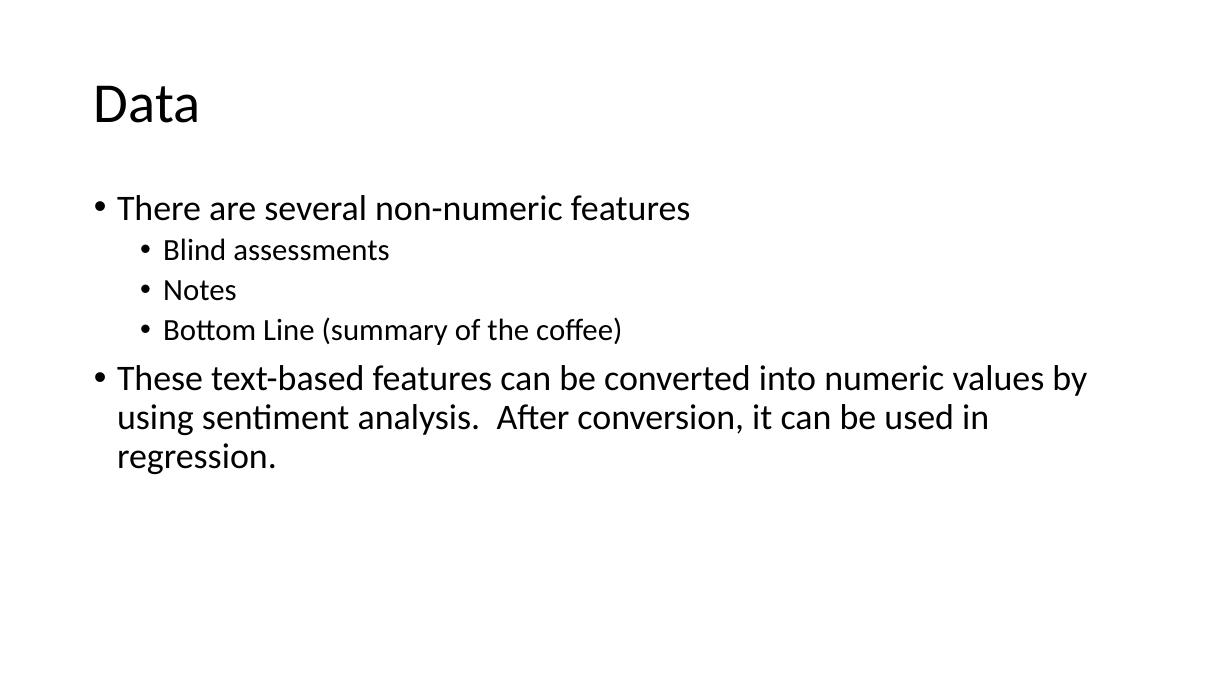
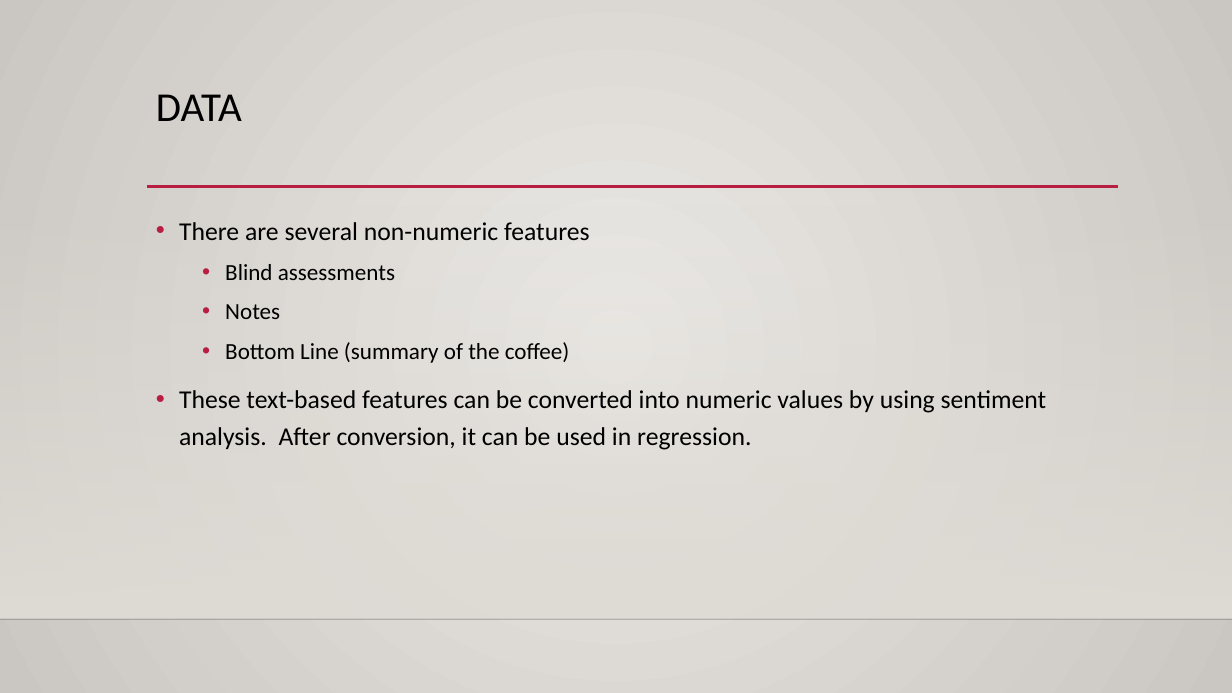
Before and after one commit to DATA-606-SPRING-2023-TUE/nicholas_data606, a slide deck: slide 5 of docs/Project_Presentation.pptx. Drawn at 1232x693 pixels with LibreOffice and Linux fonts; fonts in the diff are those of the drawing; background and template pictures are left out. Boxes give left, top, right and bottom in pixels: in the first picture for what was removed or moved away, otherwise in the second. Text is boxed around its words. In the diff, an @@ line names an element or a change of style, - is before the commit and + after.

```diff
--- a/docs/Project_Presentation.pptx
+++ b/docs/Project_Presentation.pptx
@@ background #FFFFFF to gradient #ECEAE7 to #CAC7C1 @@
@@ title "DATA" at (156, 94, 242, 121): vertical alignment middle to top @@
@@ title at (156, 94, 242, 121): text changed; size 44 to 32 pt @@
-Data
+DATA
@@ rectangle added at (0, 204, 1232, 619), fill gradient #DFDBD5 @@
@@ text "There are several non-numeric features": place and size @@
-text "There are several non-numeric features" at (117, 195, 1087, 474)
+text "There are several non-numeric features" at (179, 222, 1047, 450)
@@ text "There are several non-numeric features" at (179, 222, 1047, 450): size 28 to 20 pt in "There are several non-numeric features", "These text-based features can be converted into ..."; size 24 to 18 pt in "Blind assessments", "Notes", "Bottom Line (summary of the coffee)"; line spacing 0.9 to 1.2 @@
@@ line added from (147, 187) to (1118, 187), #B71E42 2.5 pt @@
@@ line added from (0, 619) to (1232, 619), #000001 1 pt @@
```
Also in this commit, not shown: 3 other slides changed, 9 slides added, 5 slides removed.
